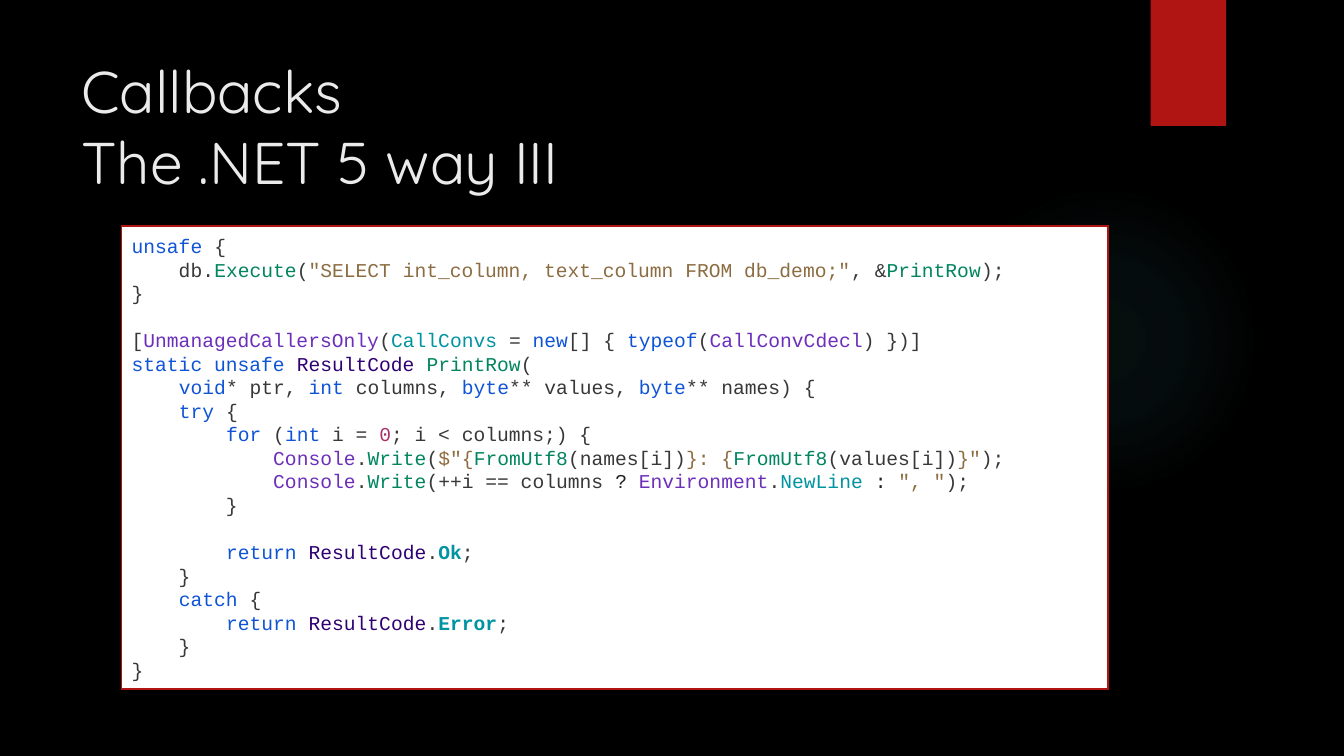
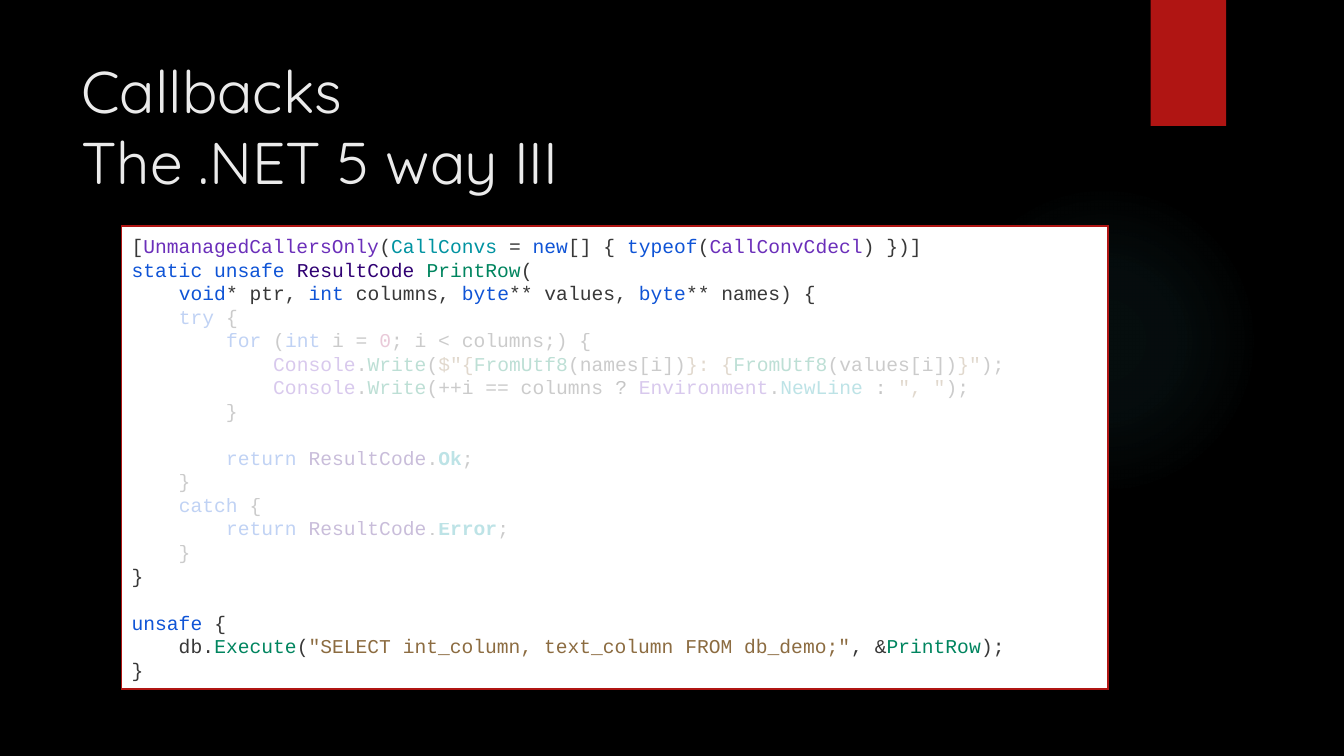
Before and after one commit to dennisdietrich/UnsafeCSharp, a slide deck: slide 47 of doc/Introduction to unsafe C#.pptx (slide 51 before the commit). Drawn at 1344x756 pixels with LibreOffice and Linux fonts; fonts in the diff are those of the drawing; background and template pictures are left out. Boxes give left, top, right and bottom in pixels: in the first picture for what was removed or moved away, otherwise in the second. Text is boxed around its words. In the diff, an @@ line names an element or a change of style, - is before the commit and + after.

```diff
--- a/doc/Introduction to unsafe C#.pptx
+++ b/doc/Introduction to unsafe C#.pptx
@@ text in rectangle at (132,239,875,281): text changed; text colour #8C6C41 to #6B2FBA @@
-unsafe {
-db.Execute("SELECT int_column, text_column FROM db_demo;", &PrintRow);
-}
-[UnmanagedCallersOnly(CallConvs = new[] { typeof(CallConvCdecl) })]
-static unsafe ResultCode PrintRow(
+[UnmanagedCallersOnly(CallConvs = new[] { typeof(CallConvCdecl) })]
+static unsafe ResultCode PrintRow(
@@ text in rectangle at (179,286,1004,538): text colour #0F54D6 to #0F54D6 at 25% opacity in "try for (int return catch return"; text colour #383838 to #383838 at 25% opacity in "{ (int i = 0; i < ..."; text colour #AB2F6B to #AB2F6B at 25% opacity in "0;"; text colour #6B2FBA to #6B2FBA at 25% opacity in "Console.Write($"{FromUtf8(names[i])}: Console.Write(++i Envi ..."; text colour #00855F to #00855F at 25% opacity, text colour #8C6C41 to #8C6C41 at 25% opacity in "Console.Write($"{FromUtf8(names[i])}: {FromUtf8(values[i])}" ..."; text colour #202020 to #202020 at 25% opacity in "? :"; text colour #0093A1 to #0093A1 at 25% opacity in "Environment.NewLine ResultCode.Ok; ResultCode.Error;"; text colour #300073 to #300073 at 25% opacity in "ResultCode.Ok; ResultCode.Error;" @@
@@ text in rectangle at (132,616,1005,657): paragraph added @@
+unsafe {
+db.Execute("SELECT int_column, text_column FROM db_demo;", &PrintRow);
+}
```
Also in this commit, not shown: 8 other slides changed, 3 slides removed, 2 other files.
